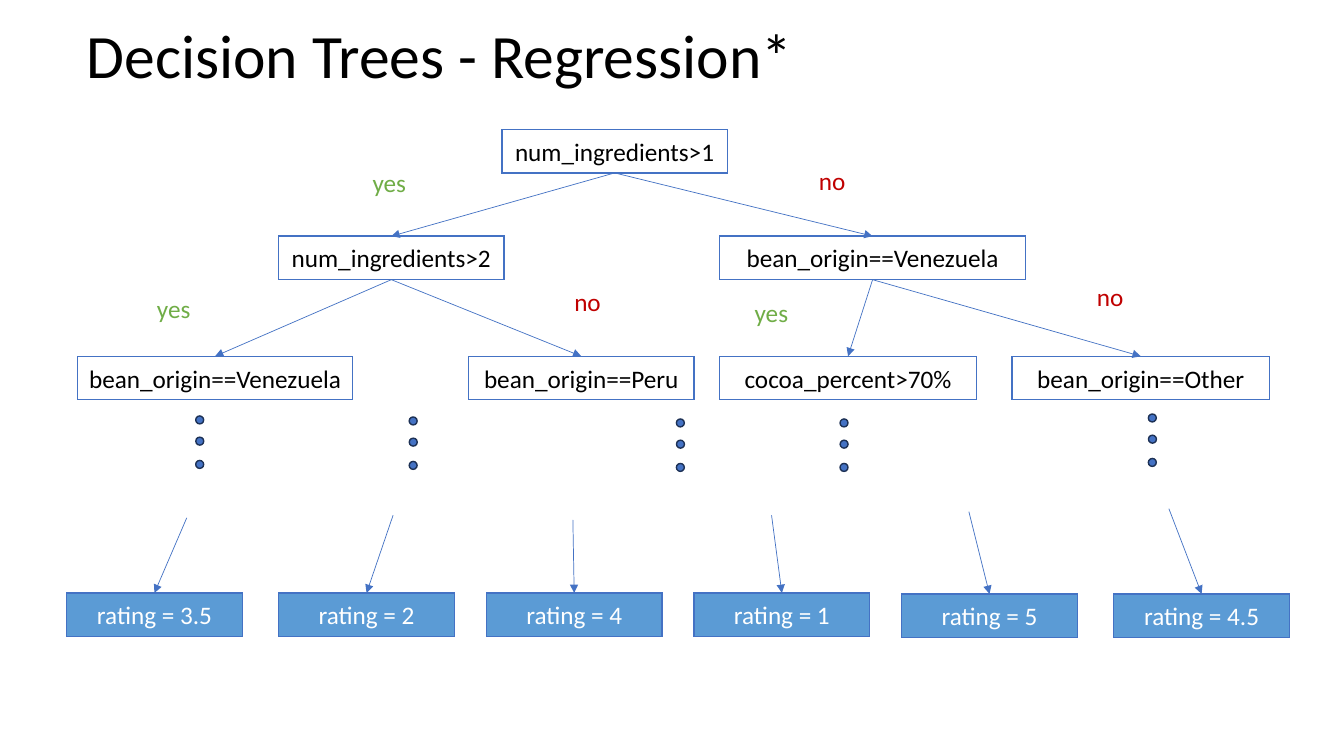
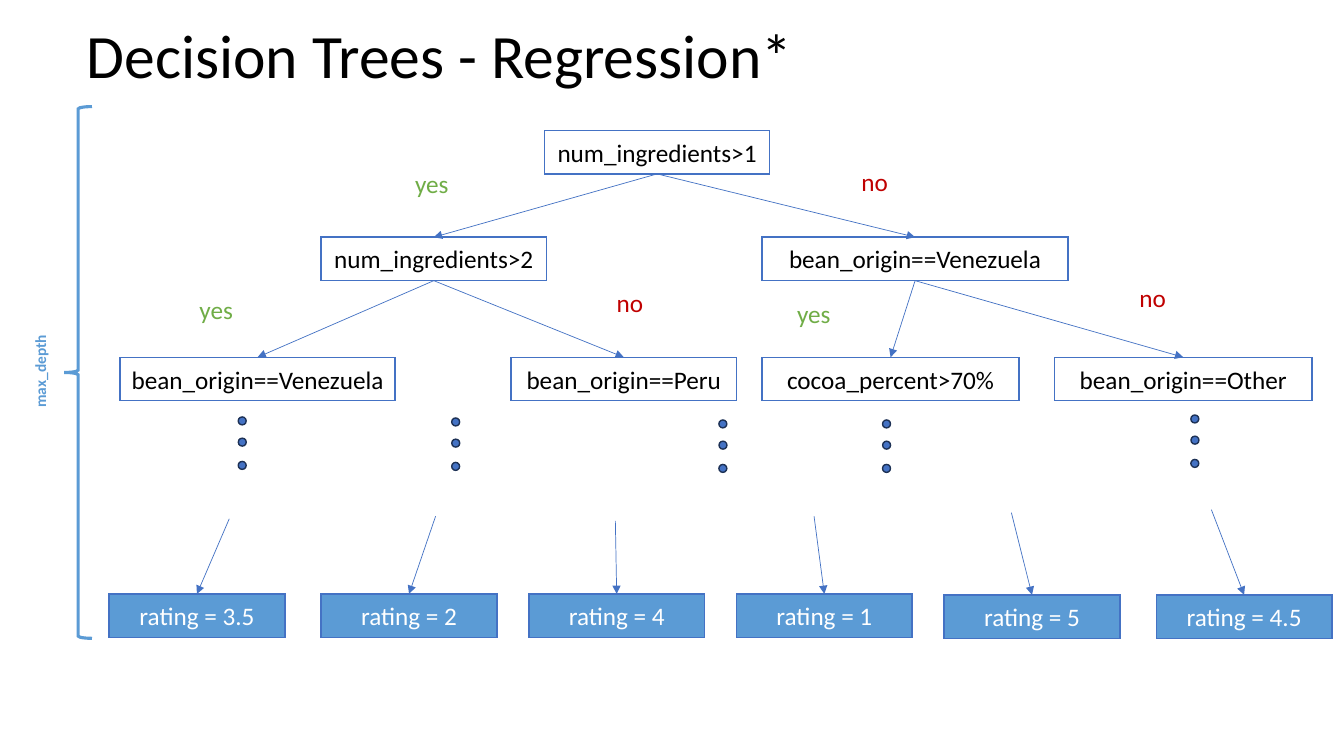
Before and after one commit to fsb-edu/ML4Food, a slide deck: slide 22 of images/Graphics of ML4Food.pptx. Drawn at 1344x756 pixels with LibreOffice and Linux fonts; fonts in the diff are those of the drawing. Boxes give left, top, right and bottom in pixels: in the first picture for what was removed or moved away, otherwise in the second. Text is boxed around its words. In the diff, an @@ line names an element or a change of style, - is before the commit and + after.

```diff
--- a/images/Graphics of ML4Food.pptx
+++ b/images/Graphics of ML4Food.pptx
@@ right brace added at (x1=65, y1=107, x2=93, y2=639), outline #5B9BD5 2.25 pt @@
@@ text added at (x1=32, y1=343, x2=51, y2=406), 11 pt, text #5B9BD5, bold @@
+max_depth
@@ 8 ellipses, 7 arrows, 6 rectangles, 2 texts moved together from (x1=154, y1=173, x2=1269, y2=637) to (x1=197, y1=174, x2=1312, y2=638) @@
@@ 7 rectangles, 7 ellipses, 5 arrows, 4 texts moved together from (x1=67, y1=129, x2=1290, y2=637) to (x1=109, y1=130, x2=1332, y2=638) @@
```
Also in this commit, not shown: 3 other slides changed, 11 other files.
